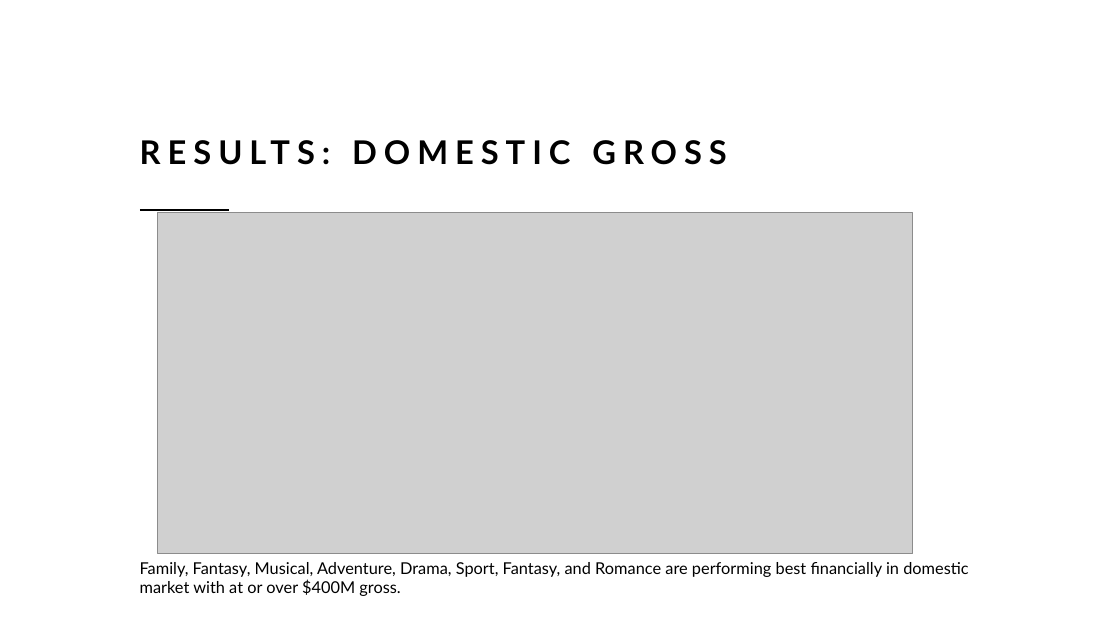
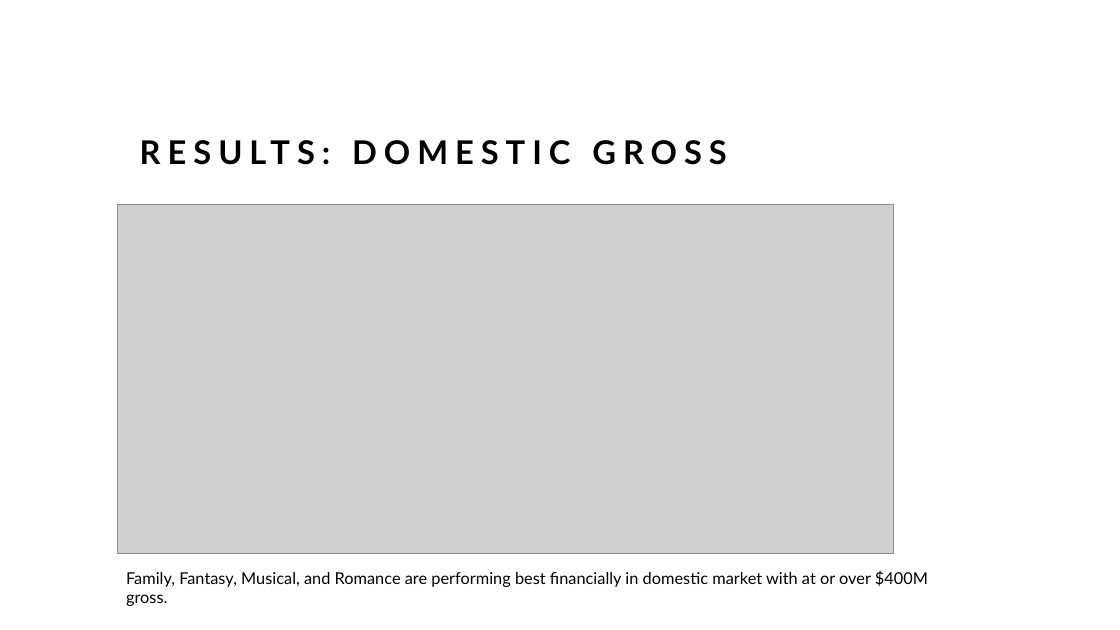
Before and after one commit to rusalka013/microsoft-movie-analysis, a slide deck: slide 12 of Movie_analysis_project.pptx. Drawn at 1120x630 pixels with LibreOffice and Linux fonts; fonts in the diff are those of the drawing; grey boxes stand for pictures. Boxes give left, top, right and bottom in pixels: in the first picture for what was removed or moved away, otherwise in the second. Text is boxed around its words. In the diff, an @@ line names an element or a change of style, - is before the commit and + after.

```diff
--- a/Movie_analysis_project.pptx
+++ b/Movie_analysis_project.pptx
@@ picture: place and size @@
-picture at [158,213,913,555]
+picture at [118,204,894,554]
@@ line removed from (140, 210) to (229, 210) @@
@@ text at [126,570,928,587]: text changed @@
-Family, Fantasy, Musical, Adventure, Drama, Sport, Fantasy, and Romance are performing best financially in domestic market with at or over $400M gross.
+Family, Fantasy, Musical, and Romance are performing best financially in domestic market with at or over $400M gross.
```
Also in this commit, not shown: 4 other slides changed, 1 slide added, 12 other files.
